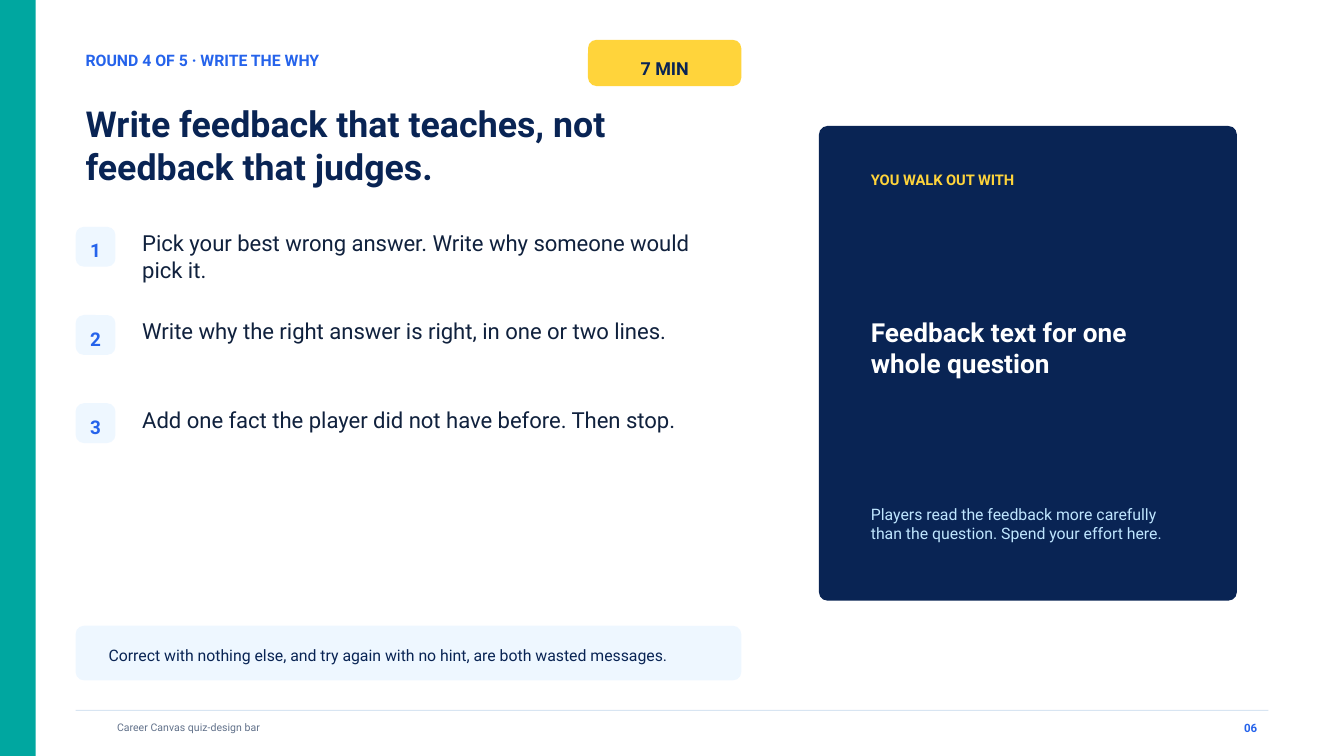
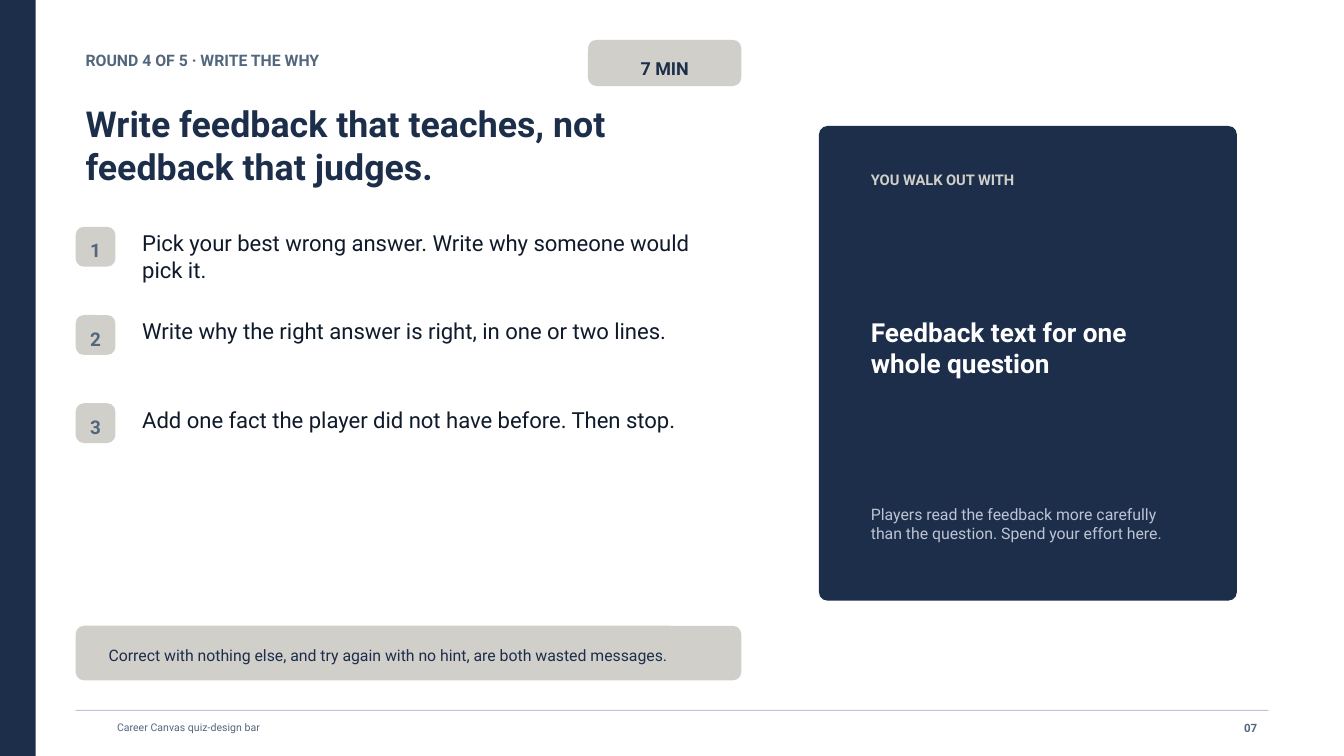
Before and after one commit to jadalin100/career-canvas, a slide deck: slide 7 of slides/output/Career_Canvas_Meeting_6_Build_Your_Quiz_App.pptx (slide 6 before the commit). Drawn at 1344x756 pixels with LibreOffice and Linux fonts; fonts in the diff are those of the drawing. Boxes give left, top, right and bottom in pixels: in the first picture for what was removed or moved away, otherwise in the second. Text is boxed around its words. In the diff, an @@ line names an element or a change of style, - is before the commit and + after.

```diff
--- a/slides/output/Career_Canvas_Meeting_6_Build_Your_Quiz_App.pptx
+++ b/slides/output/Career_Canvas_Meeting_6_Build_Your_Quiz_App.pptx
@@ rectangle at [0, 0, 35, 756]: fill #00A7A0 to #1C2E4A @@
@@ rounded rectangle at [588, 40, 741, 87]: fill #FFD43B to #D1CFC9 @@
@@ rounded rectangle at [819, 126, 1237, 601]: fill #092454 to #1C2E4A @@
@@ text "YOU WALK OUT WITH" at [871, 174, 1014, 185]: text colour #FFD43B to #D1CFC9 @@
@@ text colour #2563EB to #52677D in 4 elements at [86, 54, 320, 66], [90, 244, 101, 257], [90, 332, 101, 346], [90, 420, 101, 434] @@
@@ text colour #10213D to #0F1A2B in 3 elements at [142, 234, 689, 283], [142, 322, 666, 344], [142, 411, 675, 433] @@
@@ text "Players read the feedback more ..." at [871, 508, 1162, 543]: text colour #BFE6FF to #BDC4D4 @@
@@ fill #EEF7FF to #D1CFC9 in 4 elements at [76, 227, 116, 267], [76, 315, 116, 355], [76, 403, 116, 444], [76, 626, 741, 681] @@
@@ text colour #092454 to #1C2E4A in 3 elements at [641, 62, 688, 75], [86, 110, 605, 188], [109, 649, 667, 665] @@
@@ rectangle at [76, 710, 1268, 711]: fill #D8E5F2 to #BDC4D4 @@
@@ text "Career Canvas quiz-design bar" at [117, 723, 260, 733]: text colour #61718A to #52677D @@
@@ text at [1244, 724, 1257, 732]: text changed; text colour #2563EB to #52677D @@
-06
+07
```
Also in this commit, not shown: 9 other slides changed, 1 slide added, 16 other files.
